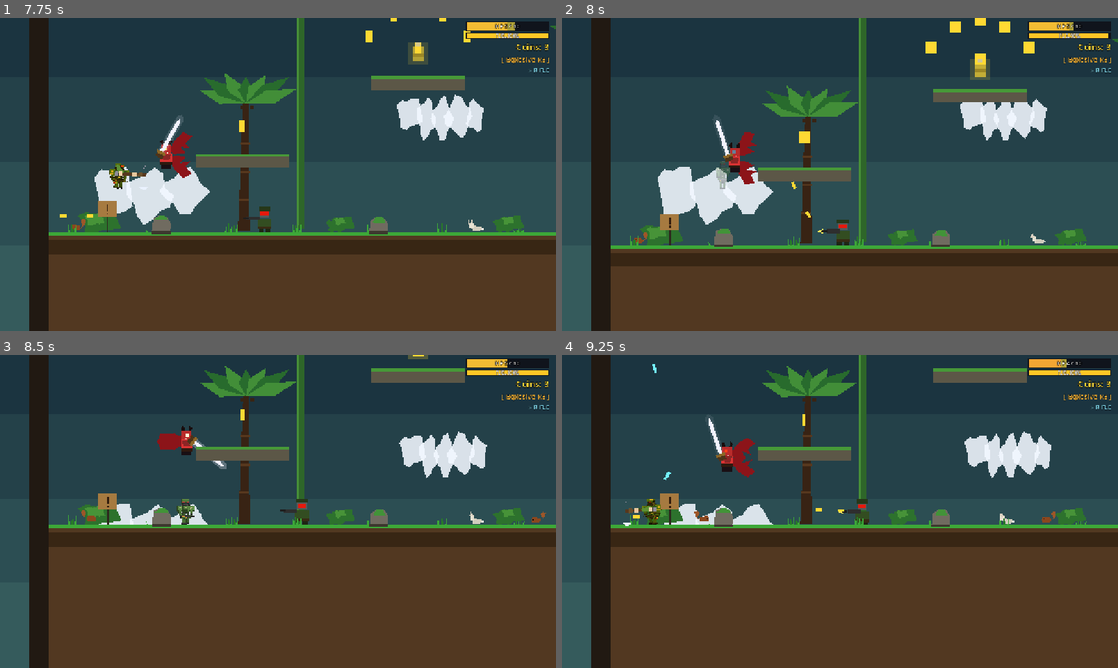
Above: before the commit, frames 1-4 (two rows, left to right).
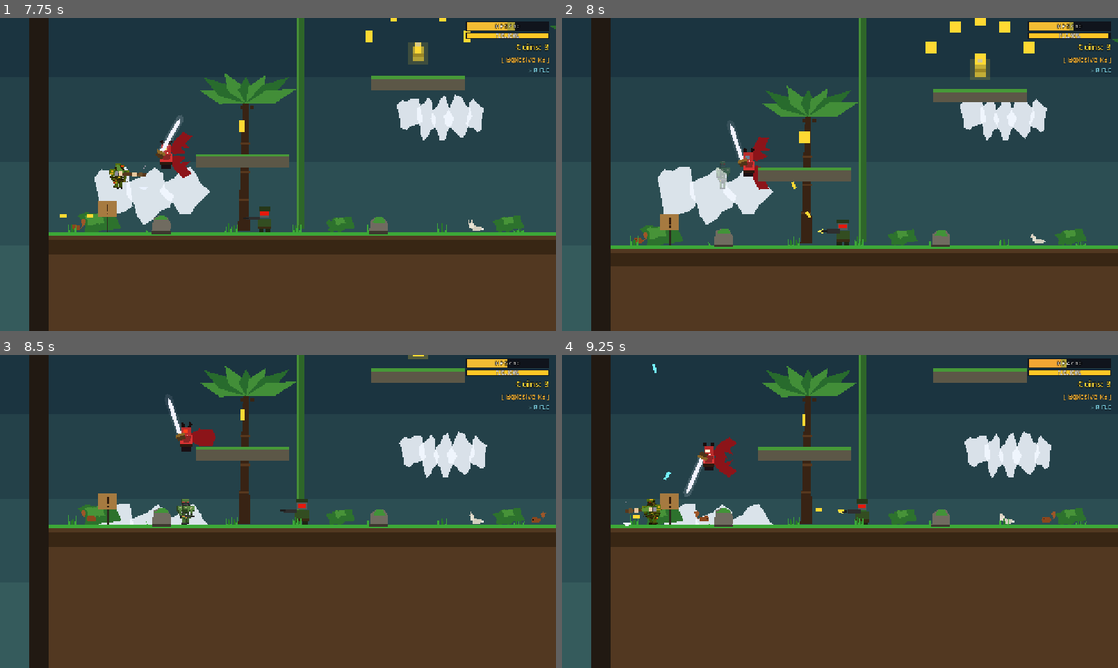
Above: after the commit, the same moments.

Repository: Crapula1/2d-platformer
Game: Godot game, scene res://scenes/MainMenu.tscn
Same seed, same stepped clock (60 frames per second), same inputs: the game is played once before the commit and once after it.
Inputs (mouse positions are in pixels of both pictures, inside the frame that each line leads up to):
- Up to frame 1 (7.75 s): click "START" at 0.5 s; tap Enter at 1.25 s; move the mouse to (250, 237) at 1.27 s; hold D (move_right) 1.28-2 s; tap J (attack) at 1.35, 3.05, 4.55, 6.05, 7.55 s; click (250, 237) at 1.42 s; tap Space (jump) at 1.52, 1.82, 4.52, 4.82, 7.52 s; drag from (444, 221) to (505, 21) at 2.02 s; move the mouse to (111, 127) at 2.77 s; hold A (move_left) 2.78-3.5 s; hold S (crouch) 2.78-3.5 s; drag from (305, 174) to (133, 174) at 3.52 s; move the mouse to (194, 96) at 4.27 s; hold A (move_left) 4.28-5 s; tap Tab (cycle_weapon) at 4.35 s; drag from (400, 158) to (433, 52) at 5.02 s; move the mouse to (166, 190) at 5.77 s; hold D (move_right) 5.78-6.5 s; tap E (interact) at 5.85 s; click (166, 190) at 5.92 s; drag from (333, 105) to (244, 77) at 6.52 s; move the mouse to (250, 237) at 7.27 s; hold D (move_right) from 7.28 s (still down); tap 1 (select_rifle) at 7.35 s
- Up to frame 2 (8 s): keep holding D (move_right); tap Space (jump) at 7.82 s
- Up to frame 3 (8.5 s): release D (move_right) at 8 s; drag from (444, 558) to (417, 395) at 8.02 s
- Up to frame 4 (9.25 s): move the mouse to (673, 464) at 8.77 s; hold A (move_left) from 8.78 s (still down); hold Right mouse button (shoot) from 8.78 s (still down); tap J (attack) at 9.05 s

Frame 1 is identical in both runs. In frame 2, 0.9% of the frame differs, in the area x 27-38%, y 32-55%; in frame 3, 0.7%; in frame 4, 1.0%, in the area x 21-35%, y 20-46%.

Commit message:
fix: axe hitbox misses point-blank enemies and could double-tap
Two problems with the AttackArea-based melee hitbox:

1. body_entered only fires for NEW overlaps. Enemies already standing inside
   the hitbox when attack_shape.disabled flipped to false were silently
   missed, so the first attack of a combo against a touching enemy often did
   nothing. After enabling the shape, deferred-sweep get_overlapping_bodies()
   and run each through the hit handler.
2. No per-swing dedupe — a single enemy could be hit by both the entered
   signal AND the new overlap sweep in the same frame. Track an
   _hit_this_swing list cleared on _start_attack so any one swing damages
   each target exactly once.

Also bump the hitbox rect from 24x24 to 34x32 so the axe's visual arc more
accurately matches what registers as hit.

Co-Authored-By: Claude Opus 4.7 <noreply@anthropic.com>

Diff:
--- a/scenes/Player.tscn
+++ b/scenes/Player.tscn
@@ -61,7 +61,7 @@
 size = Vector2(20, 14)
 
 [sub_resource type="RectangleShape2D" id="RectangleShape2D_attack"]
-size = Vector2(24, 24)
+size = Vector2(34, 32)
 
 [sub_resource type="RectangleShape2D" id="RectangleShape2D_hurt"]
 size = Vector2(18, 26)
--- a/scripts/Player.gd
+++ b/scripts/Player.gd
@@ -117,6 +117,11 @@
 var slide_cooldown_timer: float = 0.0
 var slide_dir: float = 1.0
 var _slide_bash: bool = false
+
+# Enemies the current swing has already damaged. Cleared on each new swing so
+# every fresh stage can hit, but a single sweep can't double-tap one target
+# (and the deferred "already overlapping" sweep can't either).
+var _hit_this_swing: Array[Node] = []
 var active_buffs: Dictionary = {}
 var is_wall_sliding: bool = false
 var is_dashing: bool = false
@@ -570,6 +575,13 @@
 	attack_shape.disabled = false
 	var reach: float = 28.0 if stage == 3 else 20.0
 	attack_area.position.x = reach if facing_right else -reach
+
+	# Start of a new swing — reset the per-swing hit list and catch anyone
+	# already standing inside the freshly-enabled hitbox (body_entered only
+	# fires on NEW overlaps, so without this enemies at point-blank range
+	# would just be missed).
+	_hit_this_swing.clear()
+	_sweep_attack_overlap.call_deferred()
 	var tint: Color = cfg["tint"]
 	if _slide_bash:
 		tint = Color(1.0, 0.38, 0.08)
@@ -617,6 +629,9 @@
 	_hand_back.visible = false
 
 func _on_attack_hit(body: Node) -> void:
+	if body == null or body in _hit_this_swing:
+		return
+	_hit_this_swing.append(body)
 	var cfg: Dictionary = _stage_config(attack_stage)
 	var mult: float = float(cfg.get("damage_mult", 1.0))
 	var dmg: int = int(attack_damage * mult * (active_buffs["damage"].magnitude if "damage" in active_buffs else 1.0))
@@ -626,6 +641,15 @@
 		body.request_damage.rpc_id(body.get_multiplayer_authority(), dmg, global_position)
 	elif body.has_method("take_damage"):
 		body.take_damage(dmg, global_position)
+
+func _sweep_attack_overlap() -> void:
+	# Apply the current swing to any bodies already inside the hitbox.
+	# Runs deferred so Godot has updated the overlap list for this physics
+	# frame after we flipped attack_shape.disabled.
+	if not is_attacking or attack_area == null:
+		return
+	for body in attack_area.get_overlapping_bodies():
+		_on_attack_hit(body)
 
 func _stage_config(stage: int) -> Dictionary:
 	# Per-attack tuning. Rotation 0 = axe shaft straight up. Positive rot is
